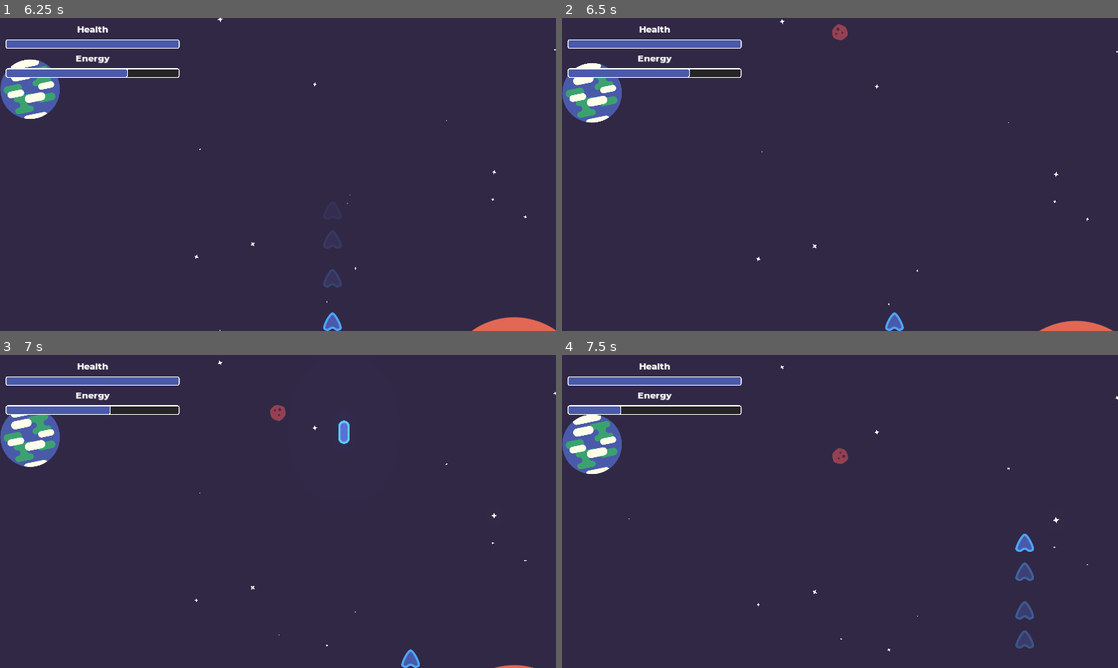
Above: before the commit, frames 1-4 (two rows, left to right).
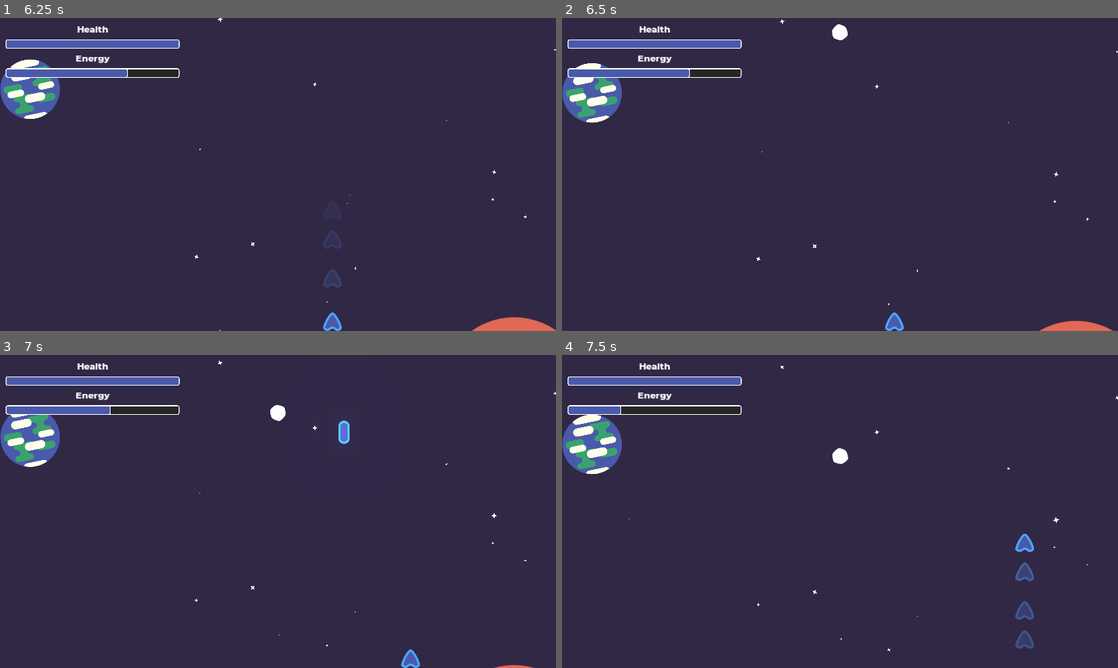
Above: after the commit, the same moments.

Repository: pigdevstudio/fermi-parallax
Game: Godot game, scene res://Screens/MainScreen.tscn
The game is run twice, just before and just after one commit, with the same random seed, the same clock (stepped at 60 frames per second) and the same inputs.
Inputs:
- Up to frame 1 (6.25 s): click "Play" at 0.5 s; hold Right (move_right) 1.28-2.03 s; hold Shift (dash) 1.28-2.03 s; hold S (move_down) 2.03-2.78 s; tap Space (shoot) at 2.1, 3.6, 5.1 s; hold Right (move_right) 2.78-3.53 s; hold Shift (dash) 2.78-3.53 s; hold W (move_up) 3.53-4.28 s; hold Shift (dash) 4.28-5.03 s; hold A (move_left) 4.28-5.78 s; tap Escape (pause) at 4.9 s; hold S (move_down) from 5.78 s (still down); hold Shift (dash) from 5.78 s (still down)
- Up to frame 2 (6.5 s): keep holding S (move_down); keep holding Shift (dash)
- Up to frame 3 (7 s): release S (move_down) at 6.53 s; release Shift (dash) at 6.53 s; hold Right (move_right) from 6.53 s (still down); tap Space (shoot) at 6.6 s
- Up to frame 4 (7.5 s): release Right (move_right) at 7.28 s; hold W (move_up) from 7.28 s (still down); hold Shift (dash) from 7.28 s (still down)

Frame 1 is identical in both runs. In frame 2, 0.1% of the frame differs, in the area x 48-52%, y 2-8%; in frame 3, 0.1%; in frame 4, 0.1%, in the area x 48-52%, y 29-35%.

Commit message:
Fix close button grabbing focus on pause menu

Diff:
--- a/source/Interfaces/PauseMenu.gd
+++ b/source/Interfaces/PauseMenu.gd
@@ -40,3 +40,7 @@
 func _on_OptionsCloseButton_pressed() -> void:
 	_pause_menu.show()
 	_options_menu.hide()
+
+
+func _on_CloseButton_draw():
+	$OptionsMenu/HBoxContainer/CenterColumn/VBoxContainer4/CenterContainer/CloseButton.grab_focus()
--- a/source/Interfaces/PauseMenu.tscn
+++ b/source/Interfaces/PauseMenu.tscn
@@ -1,10 +1,9 @@
-[gd_scene load_steps=11 format=2]
+[gd_scene load_steps=10 format=2]
 
 [ext_resource path="res://Interfaces/label_font.tres" type="DynamicFont" id=1]
 [ext_resource path="res://Interfaces/title_font.tres" type="DynamicFont" id=2]
 [ext_resource path="res://Interfaces/PauseMenu.gd" type="Script" id=3]
 [ext_resource path="res://Interfaces/VolumeSlider.tscn" type="PackedScene" id=4]
-[ext_resource path="res://Interfaces/powerUp2.ogg" type="AudioStream" id=5]
 [ext_resource path="res://Interfaces/FullscreenButton.tscn" type="PackedScene" id=6]
 [ext_resource path="res://Interfaces/ButtonSFX.tscn" type="PackedScene" id=7]
 
@@ -248,12 +247,36 @@
 custom_styles/grabber_area = SubResource( 3 )
 bus = "SFX"
 
+[node name="VBoxContainer4" type="VBoxContainer" parent="OptionsMenu/HBoxContainer/CenterColumn/VBoxContainer4"]
+margin_top = 216.0
+margin_right = 624.0
+margin_bottom = 284.0
+
+[node name="Label" type="Label" parent="OptionsMenu/HBoxContainer/CenterColumn/VBoxContainer4/VBoxContainer4"]
+margin_right = 624.0
+margin_bottom = 40.0
+custom_fonts/font = ExtResource( 1 )
+text = "Interface"
+align = 1
+
+[node name="VolumeSlider" parent="OptionsMenu/HBoxContainer/CenterColumn/VBoxContainer4/VBoxContainer4" instance=ExtResource( 4 )]
+margin_top = 44.0
+margin_right = 624.0
+margin_bottom = 68.0
+custom_styles/slider = SubResource( 1 )
+custom_styles/grabber_area_highlight = SubResource( 2 )
+custom_styles/grabber_area = SubResource( 3 )
+bus = "UI"
+
 [node name="FullscreenButton" parent="OptionsMenu/HBoxContainer/CenterColumn/VBoxContainer4" instance=ExtResource( 6 )]
+margin_top = 288.0
+margin_right = 624.0
+margin_bottom = 336.0
 
 [node name="CenterContainer" type="CenterContainer" parent="OptionsMenu/HBoxContainer/CenterColumn/VBoxContainer4"]
-margin_top = 268.0
-margin_right = 624.0
-margin_bottom = 332.0
+margin_top = 340.0
+margin_right = 624.0
+margin_bottom = 404.0
 
 [node name="CloseButton" type="Button" parent="OptionsMenu/HBoxContainer/CenterColumn/VBoxContainer4/CenterContainer"]
 margin_left = 184.0
@@ -272,14 +295,11 @@
 size_flags_horizontal = 3
 size_flags_vertical = 3
 
-[node name="ButtonSFX" type="AudioStreamPlayer" parent="." instance=ExtResource( 7 )]
-stream = ExtResource( 5 )
-pitch_scale = 1.8
-bus = "TransitionButton"
+[node name="ButtonSFX" parent="." instance=ExtResource( 7 )]
+[connection signal="pressed" from="PauseMenu/HBoxContainer/Center/MarginContainer/VBoxContainer/ResumeButton" to="ButtonSFX" method="play"]
 [connection signal="pressed" from="PauseMenu/HBoxContainer/Center/MarginContainer/VBoxContainer/ResumeButton" to="." method="_on_ResumeButton_pressed"]
-[connection signal="pressed" from="PauseMenu/HBoxContainer/Center/MarginContainer/VBoxContainer/ResumeButton" to="ButtonSFX" method="play"]
+[connection signal="pressed" from="PauseMenu/HBoxContainer/Center/MarginContainer/VBoxContainer/OptionsButton" to="ButtonSFX" method="play"]
 [connection signal="pressed" from="PauseMenu/HBoxContainer/Center/MarginContainer/VBoxContainer/OptionsButton" to="." method="_on_OptionsButton_pressed"]
-[connection signal="pressed" from="PauseMenu/HBoxContainer/Center/MarginContainer/VBoxContainer/OptionsButton" to="ButtonSFX" method="play"]
 [connection signal="pressed" from="PauseMenu/HBoxContainer/Center/MarginContainer/VBoxContainer/QuitButton" to="." method="_on_QuitButton_pressed"]
-[connection signal="draw" from="OptionsMenu/HBoxContainer/CenterColumn/VBoxContainer4/VBoxContainer/VolumeSlider" to="OptionsMenu/HBoxContainer/CenterColumn/VBoxContainer4/VBoxContainer/VolumeSlider" method="grab_focus"]
+[connection signal="draw" from="OptionsMenu/HBoxContainer/CenterColumn/VBoxContainer4/CenterContainer/CloseButton" to="." method="_on_CloseButton_draw"]
 [connection signal="pressed" from="OptionsMenu/HBoxContainer/CenterColumn/VBoxContainer4/CenterContainer/CloseButton" to="." method="_on_OptionsCloseButton_pressed"]
--- a/source/Interfaces/VolumeSlider.gd
+++ b/source/Interfaces/VolumeSlider.gd
@@ -12,3 +12,7 @@
 
 func _on_value_changed(_value: float) -> void:
 	AudioServer.set_bus_volume_db(_bus, linear2db(_value))
+
+
+func _on_mouse_exited():
+	release_focus()
--- a/source/Interfaces/VolumeSlider.tscn
+++ b/source/Interfaces/VolumeSlider.tscn
@@ -27,5 +27,5 @@
 __meta__ = {
 "_edit_use_anchors_": false
 }
-[connection signal="mouse_exited" from="." to="." method="release_focus"]
+[connection signal="mouse_exited" from="." to="." method="_on_mouse_exited"]
 [connection signal="value_changed" from="." to="." method="_on_value_changed"]
--- a/source/Objects/Asteroid/Asteroid.tscn
+++ b/source/Objects/Asteroid/Asteroid.tscn
@@ -6,6 +6,7 @@
 [ext_resource path="res://Objects/HitBox/HitBox.tscn" type="PackedScene" id=4]
 [ext_resource path="res://Objects/HurtBox/HurtBox.tscn" type="PackedScene" id=5]
 [ext_resource path="res://Objects/Asteroid/random_pitch_asteroid_sfx.tres" type="AudioStream" id=6]
+[ext_resource path="res://Objects/Asteroid/asteroid-small-damage.svg" type="Texture" id=7]
 [ext_resource path="res://Objects/Asteroid/damage-anim.tres" type="Animation" id=8]
 
 [sub_resource type="Animation" id=1]
@@ -247,7 +248,7 @@
 
 [node name="Sprite" type="Sprite" parent="."]
 rotation = -5.44543
-texture = ExtResource( 2 )
+texture = ExtResource( 7 )
 
 [node name="AnimationPlayer" type="AnimationPlayer" parent="Sprite"]
 anims/spin = SubResource( 1 )
@@ -258,7 +259,7 @@
 
 [node name="AnimationPlayer" type="AnimationPlayer" parent="."]
 autoplay = "setup"
-anims/damage-anim = ExtResource( 8 )
+anims/damage = ExtResource( 8 )
 anims/explode = SubResource( 3 )
 anims/setup = SubResource( 4 )
 
--- a/source/Objects/Asteroid/Comet/Comet.tscn
+++ b/source/Objects/Asteroid/Comet/Comet.tscn
@@ -1,25 +1,25 @@
 [gd_scene load_steps=26 format=2]
 
 [ext_resource path="res://Objects/Asteroid/Comet/Fireball/sparkle.png" type="Texture" id=1]
-[ext_resource path="res://Objects/Asteroid/asteroid-great.svg" type="Texture" id=2]
+[ext_resource path="res://Objects/Asteroid/asteroid-great-damage.svg" type="Texture" id=2]
 [ext_resource path="res://Objects/Asteroid/Comet/Fireball/puff.png" type="Texture" id=3]
 [ext_resource path="res://Objects/Asteroid/Asteroid.tscn" type="PackedScene" id=4]
 [ext_resource path="res://Objects/Asteroid/Comet/damage-anim.tres" type="Animation" id=5]
 
-[sub_resource type="Gradient" id=21]
+[sub_resource type="Gradient" id=1]
 offsets = PoolRealArray( 0, 0.231527, 0.458128, 0.729064, 1 )
 colors = PoolColorArray( 1, 1, 1, 1, 1, 0.788235, 0.309804, 1, 0.980392, 0.419608, 0.211765, 1, 0.831373, 0.219608, 0.219608, 1, 0.831373, 0.219608, 0.219608, 0 )
 
-[sub_resource type="GradientTexture" id=22]
-gradient = SubResource( 21 )
-
-[sub_resource type="Curve" id=23]
+[sub_resource type="GradientTexture" id=2]
+gradient = SubResource( 1 )
+
+[sub_resource type="Curve" id=3]
 _data = [ Vector2( 0, 1 ), 0.0, -0.520455, 0, 1, Vector2( 1, 0.479545 ), -0.520455, 0.0, 1, 0 ]
 
-[sub_resource type="CurveTexture" id=24]
-curve = SubResource( 23 )
-
-[sub_resource type="ParticlesMaterial" id=25]
+[sub_resource type="CurveTexture" id=4]
+curve = SubResource( 3 )
+
+[sub_resource type="ParticlesMaterial" id=5]
 emission_shape = 1
 emission_sphere_radius = 200.0
 flag_disable_z = true
--- a/source/Screens/MainScreen.gd
+++ b/source/Screens/MainScreen.gd
@@ -5,6 +5,10 @@
 export(String, FILE, "*.tscn") var options_screen_path
 
 onready var _transition_rect := $SceneTransitionRect
+
+
+func _ready() -> void:
+	$MarginContainer/VBoxContainer/HBoxContainer/Center/VBoxContainer/PlayButton.grab_focus()
 
 
 func _on_PlayButton_pressed() -> void:
--- a/source/Screens/MainScreen.tscn
+++ b/source/Screens/MainScreen.tscn
@@ -115,7 +115,6 @@
 [node name="ButtonSFX" parent="." instance=ExtResource( 6 )]
 [connection signal="pressed" from="MarginContainer/VBoxContainer/HBoxContainer/Center/VBoxContainer/PlayButton" to="ButtonSFX" method="play"]
 [connection signal="pressed" from="MarginContainer/VBoxContainer/HBoxContainer/Center/VBoxContainer/PlayButton" to="." method="_on_PlayButton_pressed"]
-[connection signal="ready" from="MarginContainer/VBoxContainer/HBoxContainer/Center/VBoxContainer/PlayButton" to="MarginContainer/VBoxContainer/HBoxContainer/Center/VBoxContainer/PlayButton" method="grab_focus"]
 [connection signal="pressed" from="MarginContainer/VBoxContainer/HBoxContainer/Center/VBoxContainer/OptionsButton" to="ButtonSFX" method="play"]
 [connection signal="pressed" from="MarginContainer/VBoxContainer/HBoxContainer/Center/VBoxContainer/OptionsButton" to="." method="_on_OptionsButton_pressed"]
 [connection signal="pressed" from="MarginContainer/VBoxContainer/HBoxContainer/Center/VBoxContainer/QuitButton" to="ButtonSFX" method="play"]
--- a/source/Screens/OptionsScreen.tscn
+++ b/source/Screens/OptionsScreen.tscn
@@ -132,10 +132,28 @@
 margin_bottom = 68.0
 bus = "SFX"
 
-[node name="FullscreenButton" parent="MarginContainer/HBoxContainer/CenterColumn/VBoxContainer4" instance=ExtResource( 6 )]
+[node name="VBoxContainer4" type="VBoxContainer" parent="MarginContainer/HBoxContainer/CenterColumn/VBoxContainer4"]
 margin_top = 216.0
 margin_right = 624.0
-margin_bottom = 264.0
+margin_bottom = 284.0
+
+[node name="Label" type="Label" parent="MarginContainer/HBoxContainer/CenterColumn/VBoxContainer4/VBoxContainer4"]
+margin_right = 624.0
+margin_bottom = 40.0
+custom_fonts/font = ExtResource( 3 )
+text = "Interface"
+align = 1
+
+[node name="VolumeSlider" parent="MarginContainer/HBoxContainer/CenterColumn/VBoxContainer4/VBoxContainer4" instance=ExtResource( 4 )]
+margin_top = 44.0
+margin_right = 624.0
+margin_bottom = 68.0
+bus = "UI"
+
+[node name="FullscreenButton" parent="MarginContainer/HBoxContainer/CenterColumn/VBoxContainer4" instance=ExtResource( 6 )]
+margin_top = 288.0
+margin_right = 624.0
+margin_bottom = 336.0
 
 [node name="RightColumn" type="VBoxContainer" parent="MarginContainer/HBoxContainer"]
 margin_left = 1256.0
--- a/source/project.godot
+++ b/source/project.godot
@@ -86,12 +86,28 @@
 "deadzone": 0.5,
 "events": [ Object(InputEventKey,"resource_local_to_scene":false,"resource_name":"","device":0,"alt":false,"shift":false,"control":false,"meta":false,"command":false,"pressed":false,"scancode":16777231,"unicode":0,"echo":false,"script":null)
 , Object(InputEventJoypadButton,"resource_local_to_scene":false,"resource_name":"","device":0,"button_index":14,"pressure":0.0,"pressed":false,"script":null)
+, Object(InputEventJoypadMotion,"resource_local_to_scene":false,"resource_name":"","device":0,"axis":0,"axis_value":-1.0,"script":null)
  ]
 }
 ui_right={
 "deadzone": 0.5,
 "events": [ Object(InputEventKey,"resource_local_to_scene":false,"resource_name":"","device":0,"alt":false,"shift":false,"control":false,"meta":false,"command":false,"pressed":false,"scancode":16777233,"unicode":0,"echo":false,"script":null)
 , Object(InputEventJoypadButton,"resource_local_to_scene":false,"resource_name":"","device":0,"button_index":15,"pressure":0.0,"pressed":false,"script":null)
+, Object(InputEventJoypadMotion,"resource_local_to_scene":false,"resource_name":"","device":0,"axis":0,"axis_value":1.0,"script":null)
+ ]
+}
+ui_up={
+"deadzone": 0.5,
+"events": [ Object(InputEventKey,"resource_local_to_scene":false,"resource_name":"","device":0,"alt":false,"shift":false,"control":false,"meta":false,"command":false,"pressed":false,"scancode":16777232,"unicode":0,"echo":false,"script":null)
+, Object(InputEventJoypadButton,"resource_local_to_scene":false,"resource_name":"","device":0,"button_index":12,"pressure":0.0,"pressed":false,"script":null)
+, Object(InputEventJoypadMotion,"resource_local_to_scene":false,"resource_name":"","device":0,"axis":1,"axis_value":-1.0,"script":null)
+ ]
+}
+ui_down={
+"deadzone": 0.5,
+"events": [ Object(InputEventKey,"resource_local_to_scene":false,"resource_name":"","device":0,"alt":false,"shift":false,"control":false,"meta":false,"command":false,"pressed":false,"scancode":16777234,"unicode":0,"echo":false,"script":null)
+, Object(InputEventJoypadButton,"resource_local_to_scene":false,"resource_name":"","device":0,"button_index":13,"pressure":0.0,"pressed":false,"script":null)
+, Object(InputEventJoypadMotion,"resource_local_to_scene":false,"resource_name":"","device":0,"axis":1,"axis_value":1.0,"script":null)
  ]
 }
 move_left={
Not shown: 1 places in source/Objects/Asteroid/Asteroid.tscn that only renumber resources
Not shown: 10 places in source/Objects/Asteroid/Comet/Comet.tscn that only renumber resources
